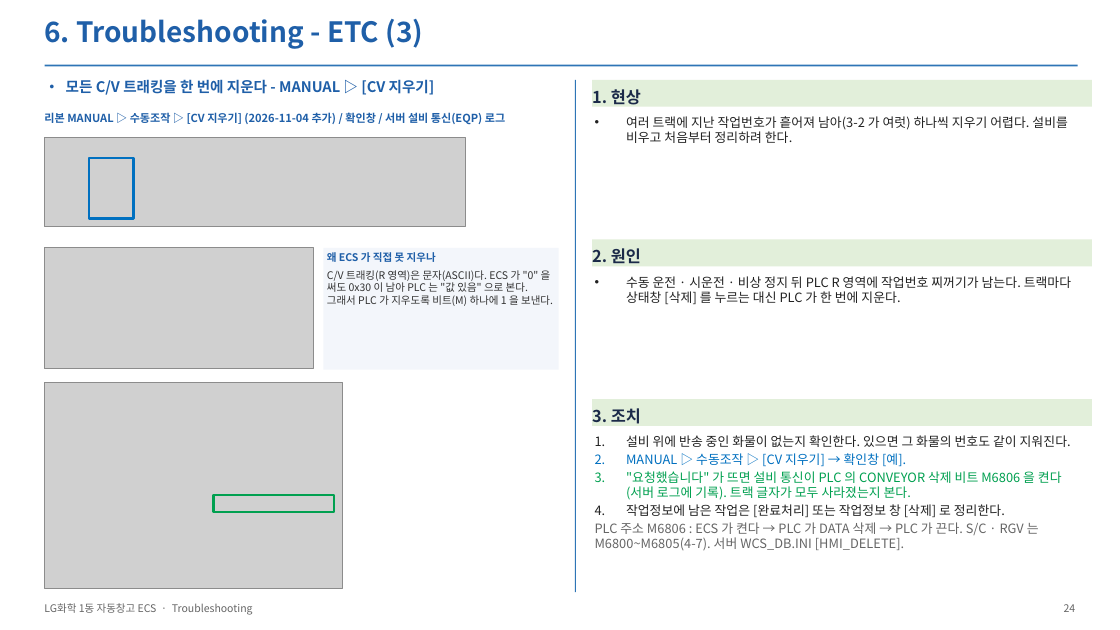
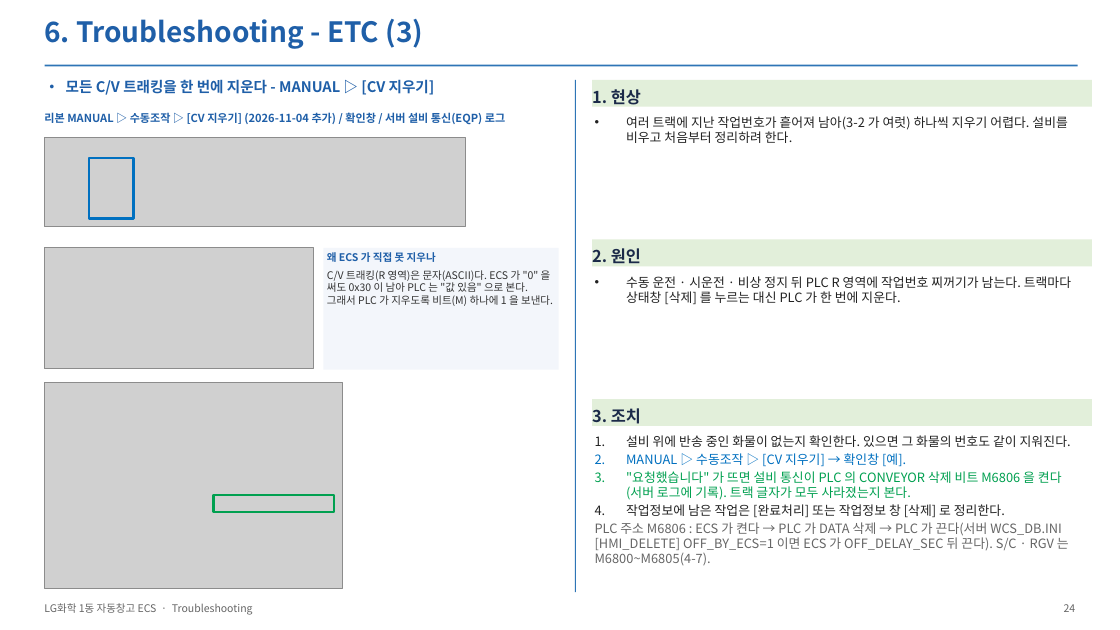
Before and after one commit to yeorijby-coder/LGLS_ALL, a slide deck: slide 24 of docs/산출물_20261110/05_ECS_Troubleshooting.pptx. Drawn at 1120x630 pixels with LibreOffice and Linux fonts; fonts in the diff are those of the drawing; grey boxes stand for pictures. Boxes give left, top, right and bottom in pixels: in the first picture for what was removed or moved away, otherwise in the second. Text is boxed around its words. In the diff, an @@ line names an element or a change of style, - is before the commit and + after.

```diff
--- a/docs/산출물_20261110/05_ECS_Troubleshooting.pptx
+++ b/docs/산출물_20261110/05_ECS_Troubleshooting.pptx
@@ text at (595,522,1069,565): text changed @@
-PLC 주소 M6806 : ECS 가 켠다 → PLC 가 DATA 삭제 → PLC 가 끈다. S/C · RGV 는 M6800~M6805(4-7). 서버 WCS_DB.INI [HMI_DELETE].
+PLC 주소 M6806 : ECS 가 켠다 → PLC 가 DATA 삭제 → PLC 가 끈다(서버 WCS_DB.INI [HMI_DELETE] OFF_BY_ECS=1 이면 ECS 가 OFF_DELAY_SEC 뒤 끈다). S/C · RGV 는 M6800~M6805(4-7).
```
Also in this commit, not shown: 1 other slide changed, 28 other files.
